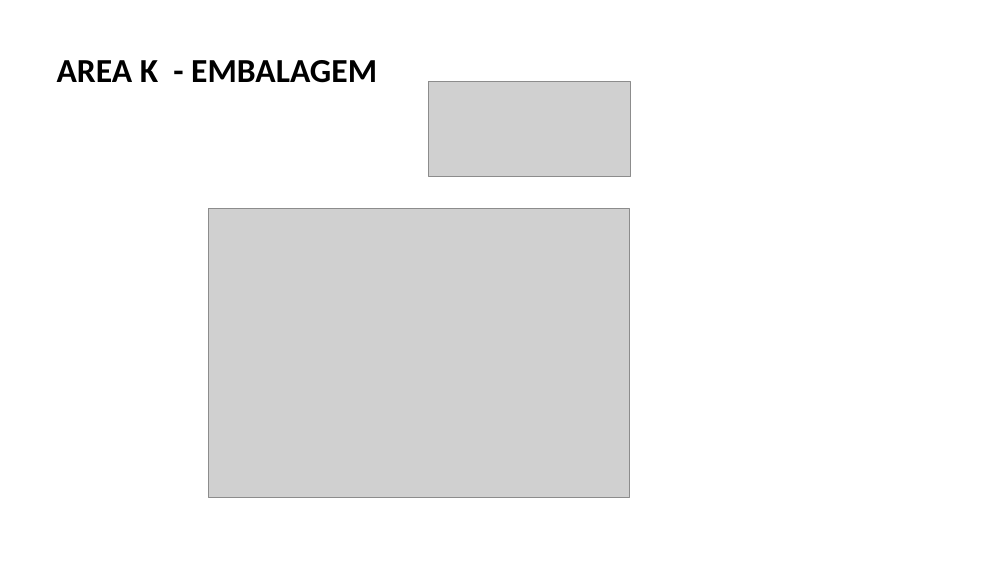
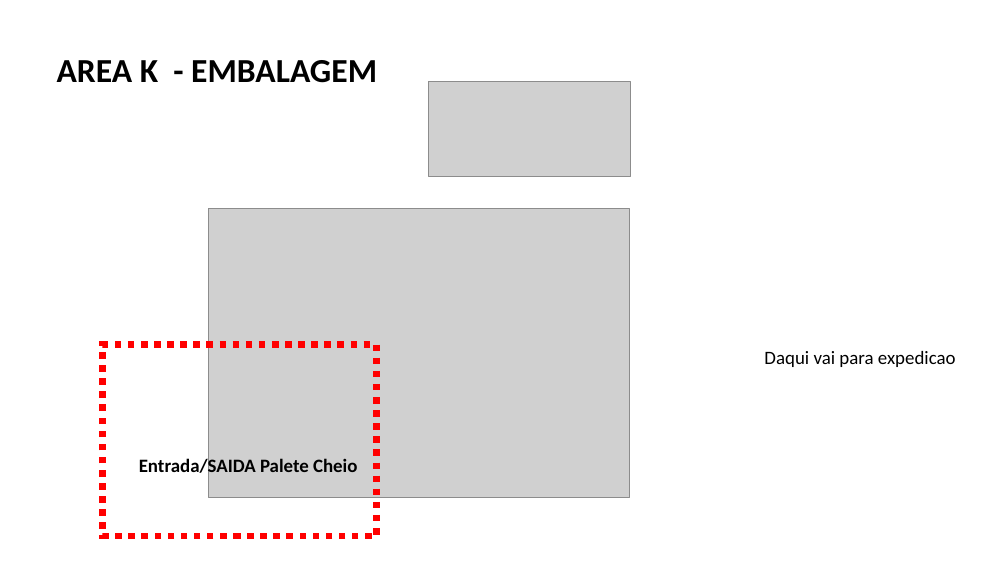
Before and after one commit to fdmartins/tunkers-warehouse-manager, a slide deck: slide 15 of docs/PROCESSO DETALHADO FABIO.pptx. Drawn at 1008x567 pixels with LibreOffice and Linux fonts; fonts in the diff are those of the drawing; grey boxes stand for pictures. Boxes give left, top, right and bottom in pixels: in the first picture for what was removed or moved away, otherwise in the second. Text is boxed around its words. In the diff, an @@ line names an element or a change of style, - is before the commit and + after.

```diff
--- a/docs/PROCESSO DETALHADO FABIO.pptx
+++ b/docs/PROCESSO DETALHADO FABIO.pptx
@@ rectangle added at (103, 345, 377, 536), outline #FF0000 6.25 pt dashed @@
@@ text added at (764, 351, 956, 367), 18 pt, text #000000 @@
+Daqui vai para expedicao
@@ text added at (139, 457, 357, 478), 18 pt, text #000000, bold @@
+Entrada/SAIDA Palete Cheio
```
Also in this commit, not shown: 4 other slides changed, 4 slides added, 4 slides removed, 9 other files.
